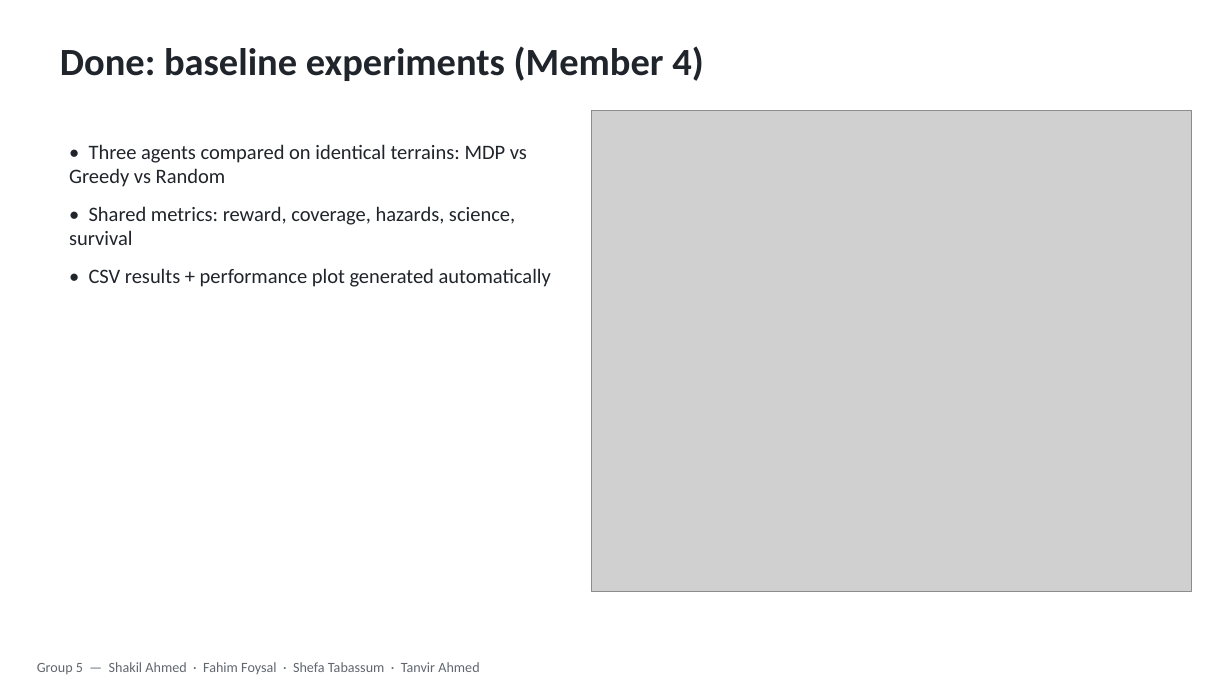
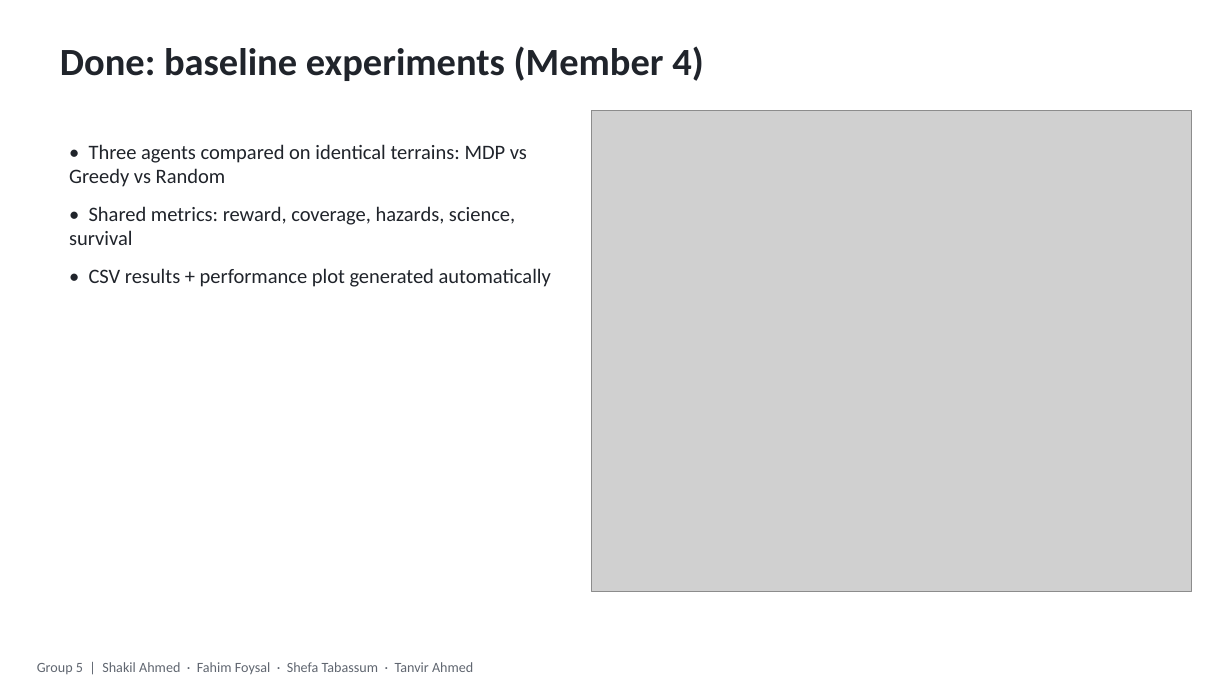
Before and after one commit to MRSHAKILS/Autonomous-Volcanic-Terrain-Exploration-Using-Markov-Decision-Process, a slide deck: slide 5 of others/update_presentation.pptx. Drawn at 1232x693 pixels with LibreOffice and Linux fonts; fonts in the diff are those of the drawing; grey boxes stand for pictures. Boxes give left, top, right and bottom in pixels: in the first picture for what was removed or moved away, otherwise in the second. Text is boxed around its words. In the diff, an @@ line names an element or a change of style, - is before the commit and + after.

```diff
--- a/others/update_presentation.pptx
+++ b/others/update_presentation.pptx
@@ text at (37, 662, 473, 674): text changed @@
-Group 5 — Shakil Ahmed · Fahim Foysal · Shefa Tabassum · Tanvir Ahmed
+Group 5 | Shakil Ahmed · Fahim Foysal · Shefa Tabassum · Tanvir Ahmed
```
Also in this commit, not shown: 5 other slides changed, 11 other files.
